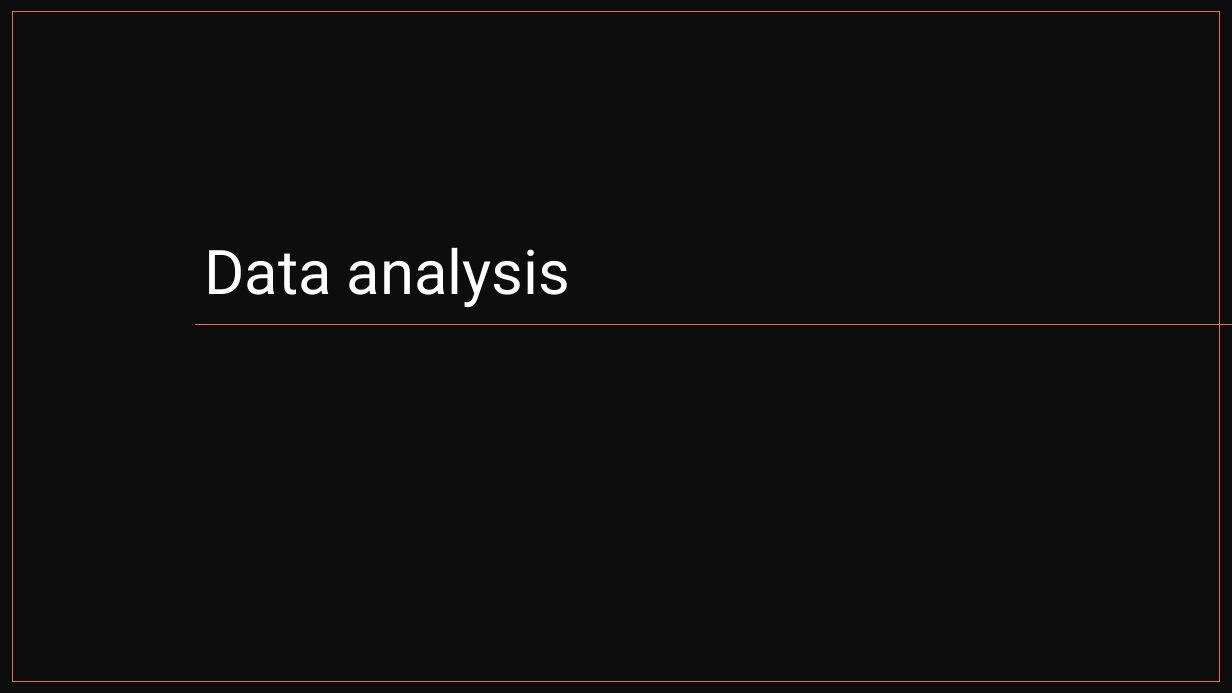
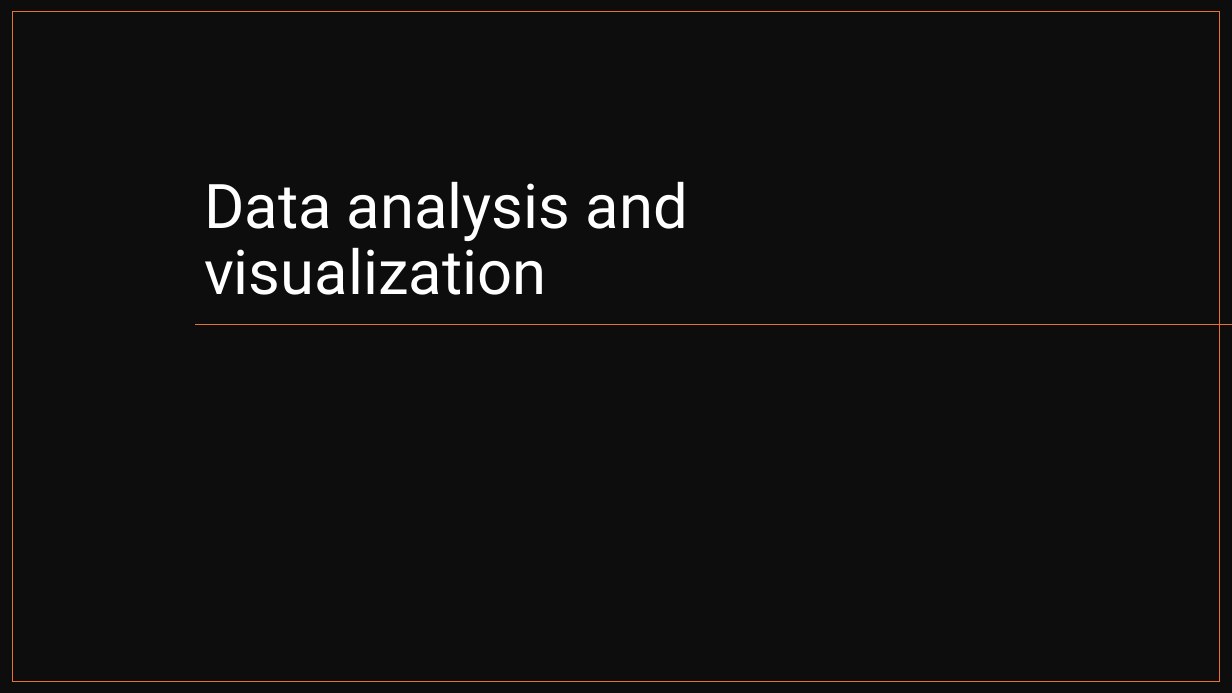
Before and after one commit to ProjectsKoryHasWorkedOn/2024_Grades_Dataset_R_Project, a slide deck: slide 9 of r_project_presentation.pptx. Drawn at 1232x693 pixels with LibreOffice and Linux fonts; fonts in the diff are those of the drawing. Boxes give left, top, right and bottom in pixels: in the first picture for what was removed or moved away, otherwise in the second. Text is boxed around its words. In the diff, an @@ line names an element or a change of style, - is before the commit and + after.

```diff
--- a/r_project_presentation.pptx
+++ b/r_project_presentation.pptx
@@ title at [204, 181, 688, 295]: text changed @@
-Data analysis
+Data analysis and visualization
```
Also in this commit, not shown: 3 other slides changed, 26 slides added, 12 slides removed, 11 other files.
